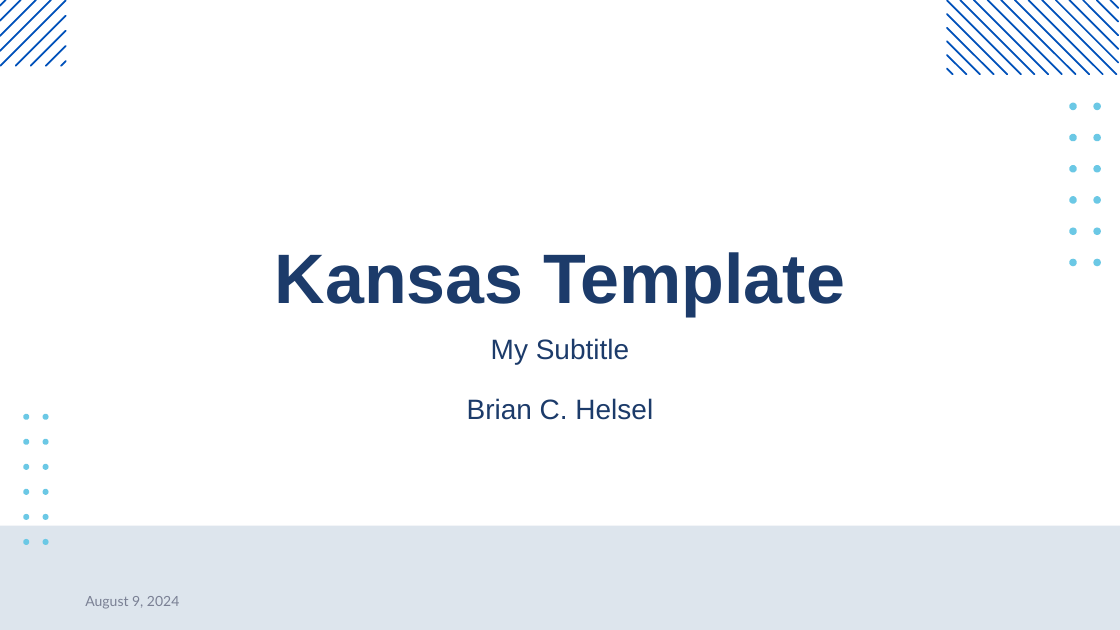
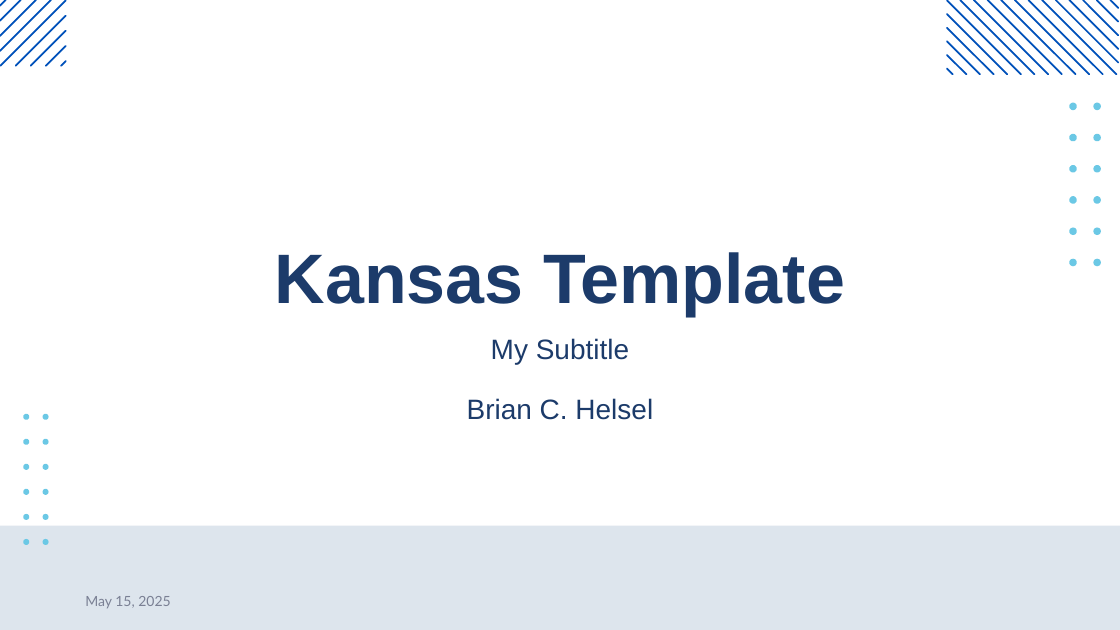
Before and after one commit to bhelsel/quarto-kansas, a slide deck: slide 1 of template.pptx. Drawn at 1120x630 pixels with LibreOffice and Linux fonts; fonts in the diff are those of the drawing; background and template pictures are left out. Boxes give left, top, right and bottom in pixels: in the first picture for what was removed or moved away, otherwise in the second. Text is boxed around its words. In the diff, an @@ line names an element or a change of style, - is before the commit and + after.

```diff
--- a/template.pptx
+++ b/template.pptx
@@ text at box(85, 596, 170, 608): text changed @@
-August 9, 2024
+May 15, 2025
```
Also in this commit, not shown: 1 slide added, 2 other files.
